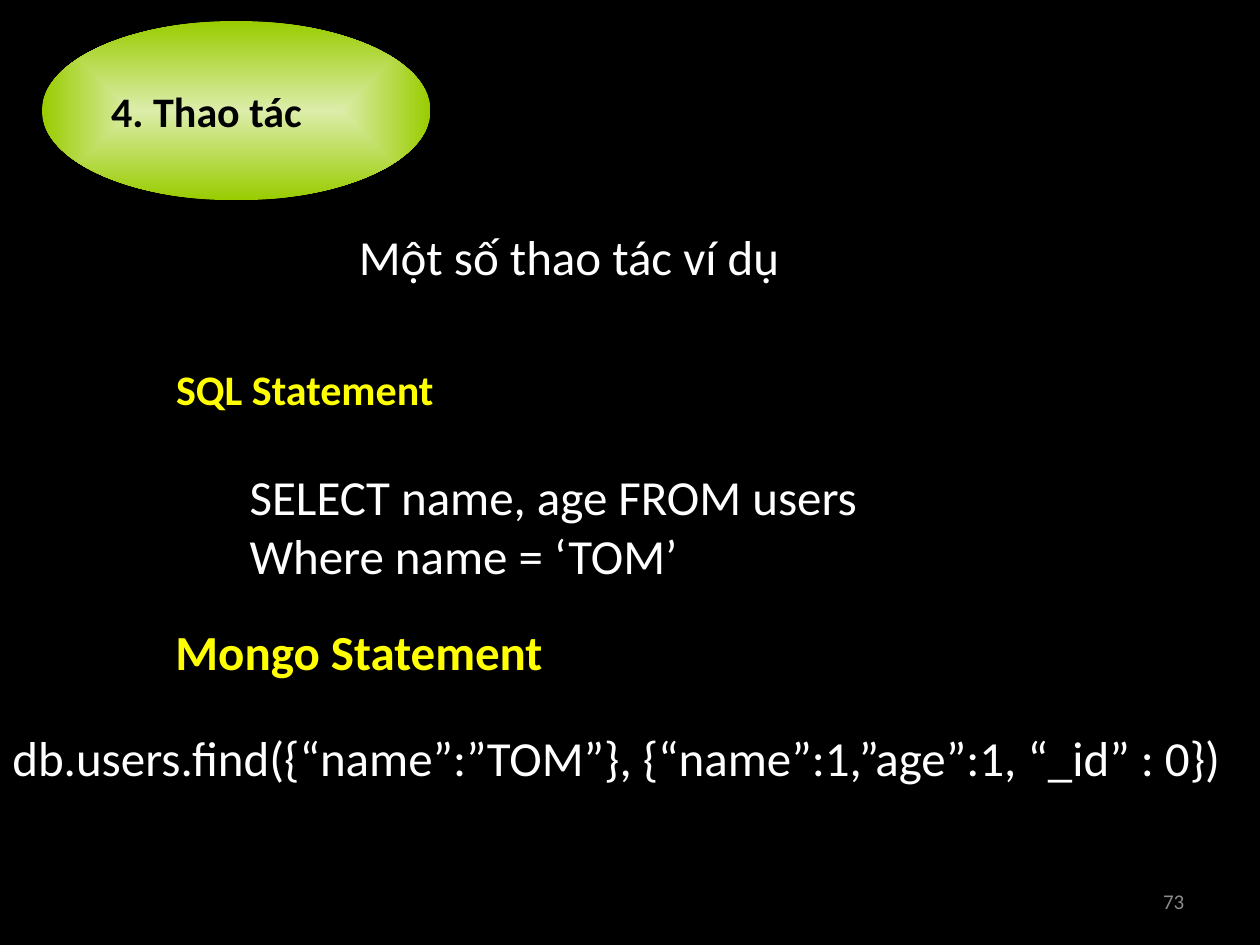
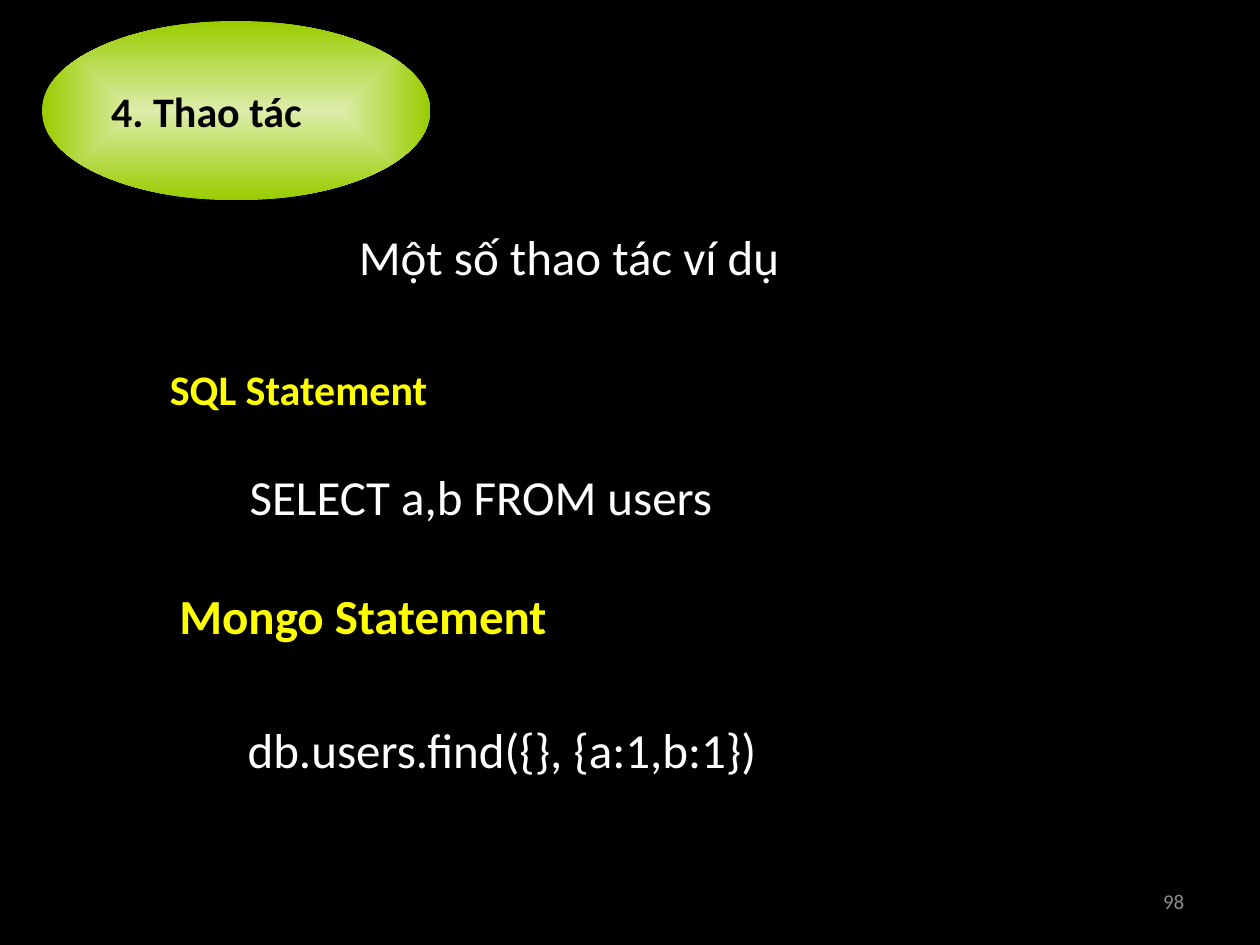
Before and after one commit to nguyenminhthong27/academic-term2-2012-distributed-application-group-21, a slide deck: slide 98 of 0.Seminar MongoDB/Introduction MongoDB.pptx (slide 73 before the commit). Drawn at 1260x945 pixels with LibreOffice and Linux fonts; fonts in the diff are those of the drawing. Boxes give left, top, right and bottom in pixels: in the first picture for what was removed or moved away, otherwise in the second. Text is boxed around its words. In the diff, an @@ line names an element or a change of style, - is before the commit and + after.

```diff
--- a/0.Seminar MongoDB/Introduction MongoDB.pptx
+++ b/0.Seminar MongoDB/Introduction MongoDB.pptx
@@ text "SQL Statement" moved from (x1=176, y1=377, x2=434, y2=411) to (x1=170, y1=377, x2=428, y2=411) @@
@@ text at (x1=250, y1=481, x2=712, y2=521): text changed @@
-SELECT name, age FROM users
-Where name = ‘TOM’
+SELECT a,b FROM users
@@ text "Mongo Statement" moved from (x1=175, y1=638, x2=542, y2=679) to (x1=179, y1=602, x2=546, y2=643) @@
@@ text at (x1=248, y1=732, x2=757, y2=775): text changed @@
-db.users.find({“name”:”TOM”}, {“name”:1,”age”:1, “_id” : 0})
+db.users.find({}, {a:1,b:1})
@@ page number at (x1=1163, y1=895, x2=1184, y2=909): text changed @@
-73
+98
```
Also in this commit, not shown: 25 other slides changed, 29 slides added, 1 slide removed.
